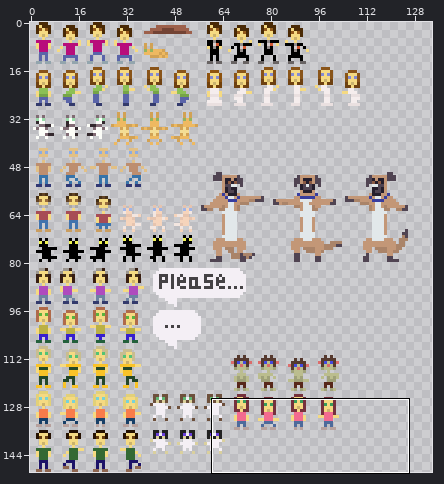
Edited in one commit: sprite sheet (demo/sarah/resources/images/dance.png). Above: a wide view before the commit, with the close-up outlined.
Close-up. First the earlier version:
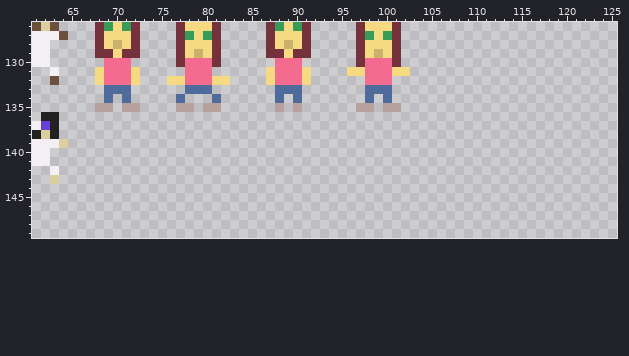
The file is 150x150 pixels. Colours within 5 levels of each other are drawn and written as one. Shown: x 61..125, y 126..149. The wide view leaves out empty margins. The commit also changed other parts of the picture, which this record leaves out.
New version:
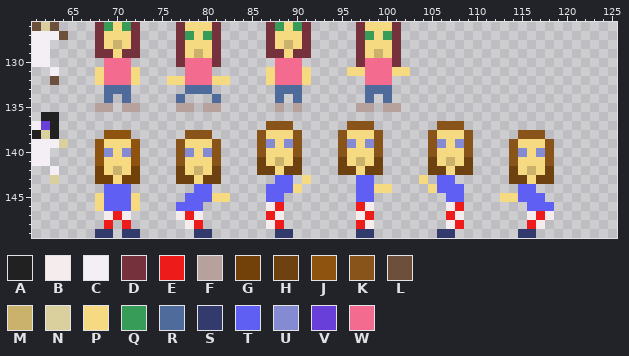
Palette (. is transparent): A #212121  B #f5eded  C #f4eff5  D #75313c  E #ed1b1a  F #b7a19d  G #72410a  H #6e4111  J #8e530f  K #895419  L #6d503c  M #cab26d  N #dad09d  P #f5da82  Q #389c59  R #4e6b9b  S #333a6c  T #5f5ff3  U #848bd2  V #693fda  W #f36b8f
Changes in this commit:
There is now colour B in row 146 at x 87, 98 and 107; in row 147 at x 69, 71, 77, 79, 88, 97, 108, 116 and 118; in row 148 at x 78, 87, 98, 107 and 117.
There is now colour E in row 146 at x 88, 97 and 108; in row 147 at x 70, 78, 87, 98, 107 and 117; in row 148 at x 69, 71, 79, 88, 97, 108 and 116.
There is now colour G in row 142 at x 68 and 72; in row 143 at x 68 to 69 and 71 to 72.
There is now colour H in row 141 at x 86, 90, 95, 99, 105 and 109; in row 142 at x 77, 81, 86 to 87, 89 to 90, 95 to 96, 98 to 99, 105 to 106, 108 to 109, 114 and 118; in row 143 at x 77 to 78, 80 to 81, 114 to 115 and 117 to 118.
There is now colour J in row 138 at x 69 to 71; in rows 139 to 141 at x 68 and 72.
There is now colour K in row 137 at x 87 to 89, 96 to 98 and 106 to 108; in row 138 at x 78 to 80, 86, 90, 95, 99, 105, 109 and 115 to 117; in rows 139 to 140 at x 77, 81, 86, 90, 95, 99, 105, 109, 114 and 118; in row 141 at x 77, 81, 114 and 118.
There is now colour M in row 141 at x 88, 97 and 107; in row 142 at x 70, 79 and 116.
There is now colour P in row 138 at x 87 to 89, 96 to 98 and 106 to 108; in row 139 at x 69 to 71, 78 to 80, 88, 97, 107 and 115 to 117; in row 140 at x 70, 79, 87 to 89, 96 to 98, 106 to 108 and 116; in row 141 at x 69 to 71, 78 to 80, 87, 89, 96, 98, 106, 108 and 115 to 117; in row 142 at x 69, 71, 78, 80, 88, 97, 107, 115 and 117; in row 143 at x 70, 79, 91, 104 and 116.
There is now colour P in row 144 at x 90, 99 to 100 and 105; in row 145 at x 68, 72, 81 to 82 and 113 to 114; in row 146 at x 68 and 72.
There is now colour S in row 149 at x 68 to 69, 71 to 72, 79 to 80, 88 to 89, 97 to 98, 106 to 107 and 115 to 116.
There is now colour T in row 143 at x 88 to 89, 97 to 98 and 106 to 107; in row 144 at x 69 to 71, 79 to 80, 87 to 89, 97 to 98, 106 to 108 and 115 to 116; in row 145 at x 69 to 71, 78 to 80, 87 to 88, 97 to 98, 107 to 108 and 115 to 117; in row 146 at x 69 to 71, 77 to 79 and 116 to 118.
There is now colour U in row 139 at x 87, 89, 96, 98, 106 and 108; in row 140 at x 69, 71, 78, 80, 115 and 117.
Where, in picture pixels (left, top, right, bottom), the same in both close-ups:
added: (176, 121, 554, 238)
added: (95, 130, 140, 238)
